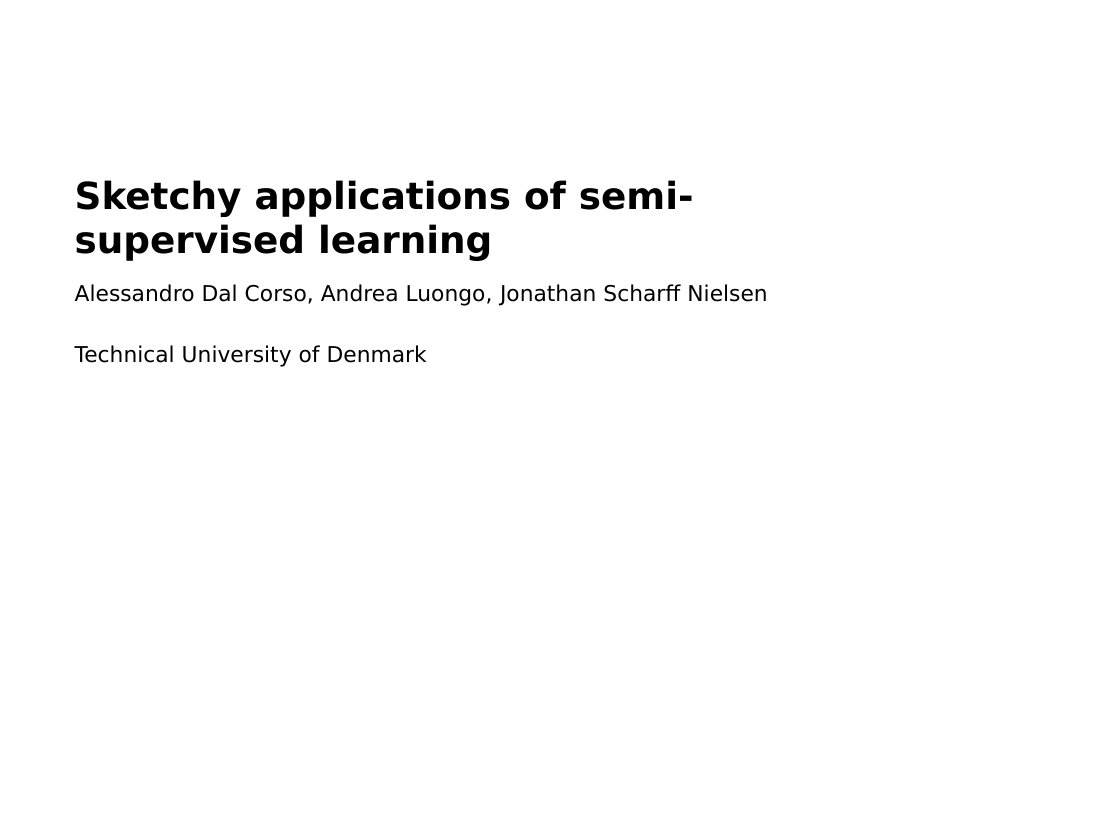
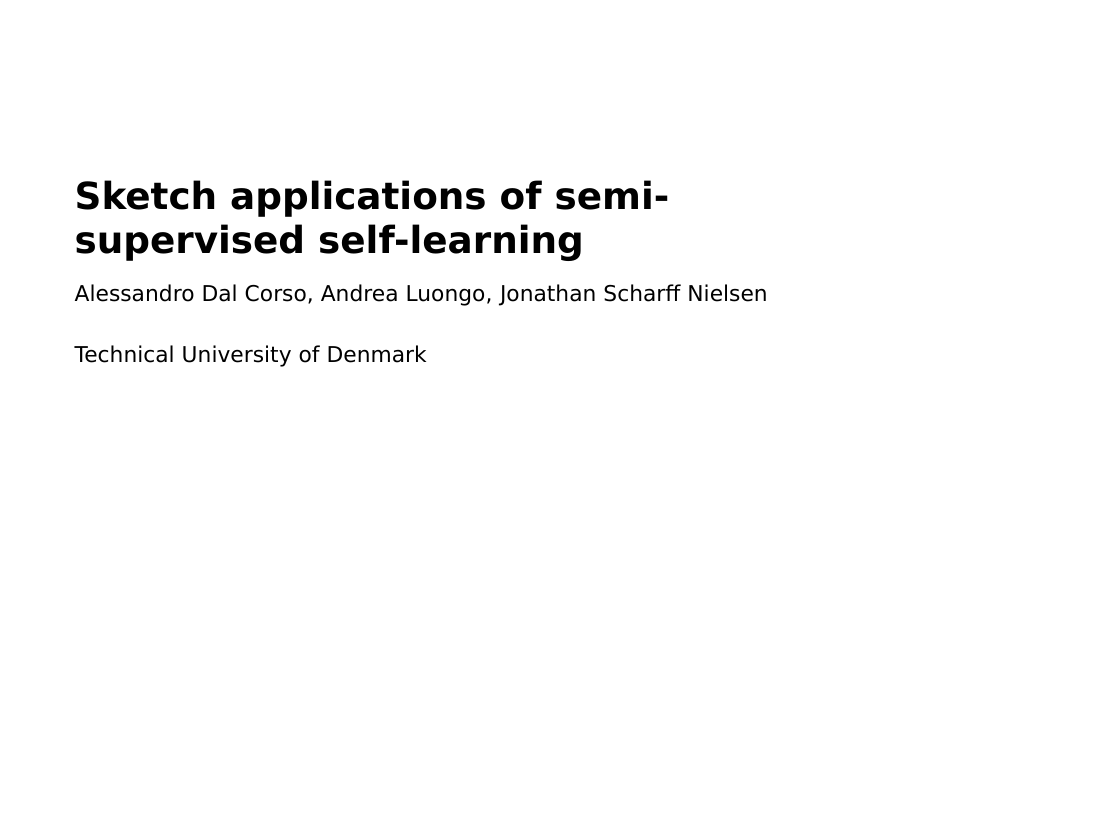
Before and after one commit to alcor-dtu/summer-school-2016, a slide deck: slide 1 of summer_school_presentation.pptx. Drawn at 1120x840 pixels with LibreOffice and Linux fonts; fonts in the diff are those of the drawing; background and template pictures are left out. Boxes give left, top, right and bottom in pixels: in the first picture for what was removed or moved away, otherwise in the second. Text is boxed around its words. In the diff, an @@ line names an element or a change of style, - is before the commit and + after.

```diff
--- a/summer_school_presentation.pptx
+++ b/summer_school_presentation.pptx
@@ title at (75, 180, 670, 261): text changed @@
-Sketchy applications of semi-supervised learning
+Sketch applications of semi-supervised self-learning
```
Also in this commit, not shown: 10 other slides changed.
